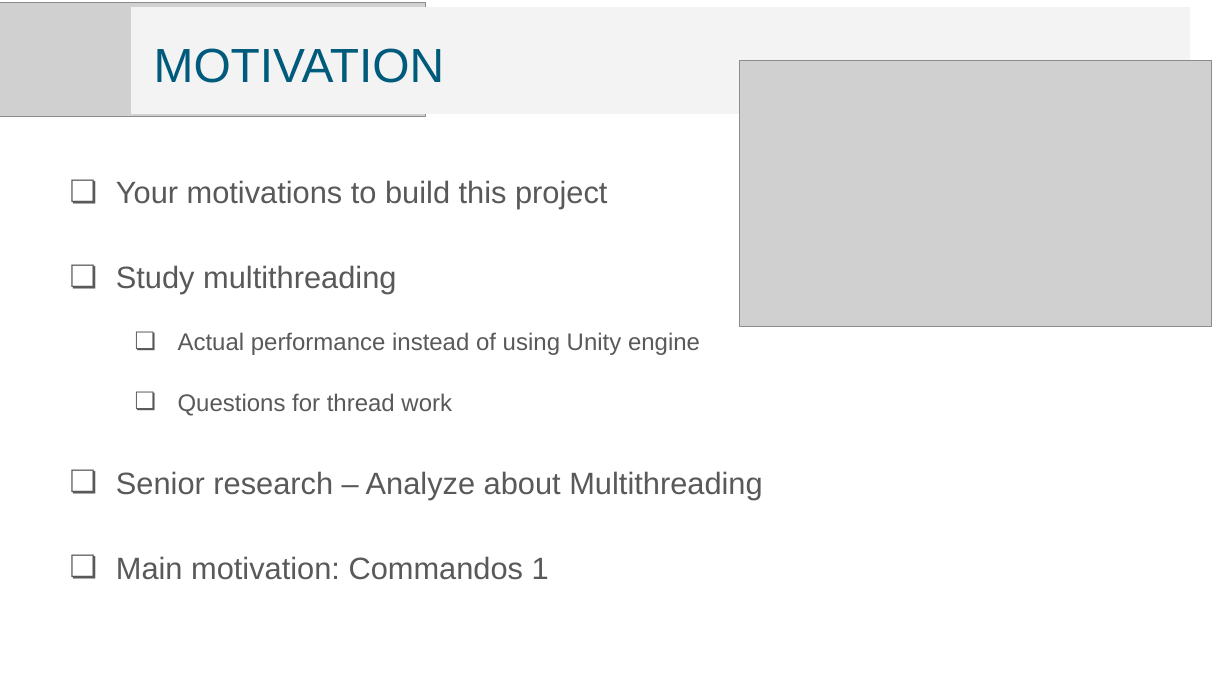
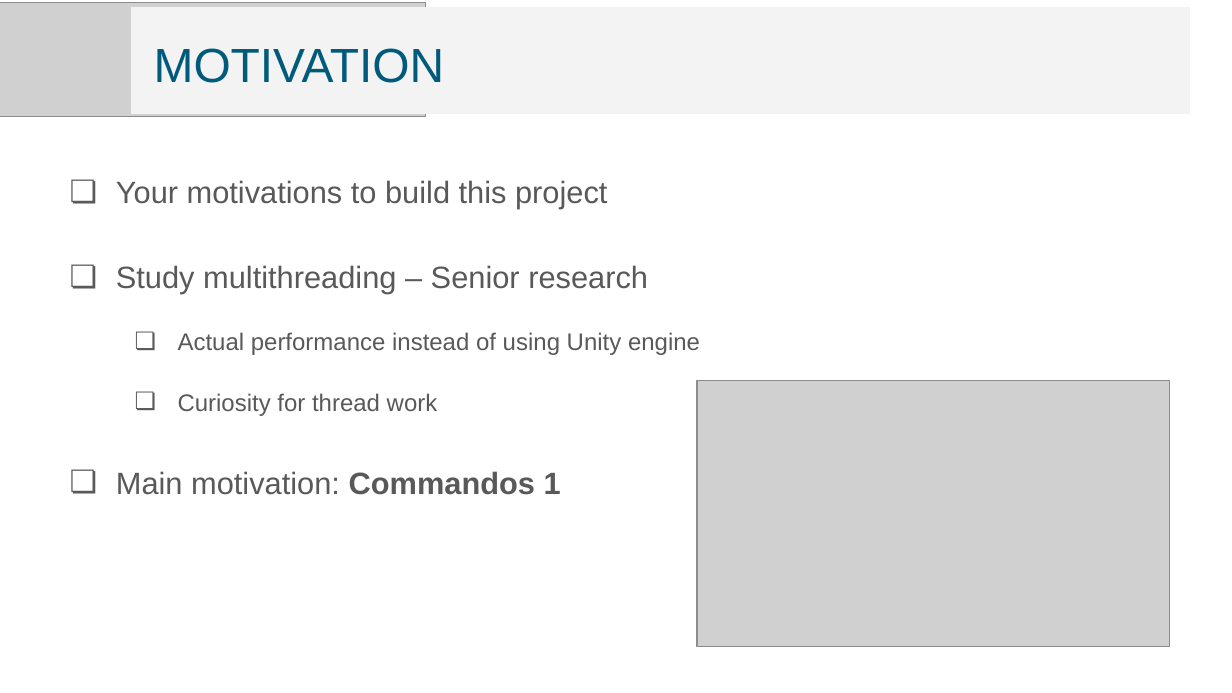
Before and after one commit to TheJimmyGod/Senior_Project, a slide deck: slide 5 of Multithreading_With AI/Documents/Final Delivery.pptx. Drawn at 1232x693 pixels with LibreOffice and Linux fonts; fonts in the diff are those of the drawing; grey boxes stand for pictures. Boxes give left, top, right and bottom in pixels: in the first picture for what was removed or moved away, otherwise in the second. Text is boxed around its words. In the diff, an @@ line names an element or a change of style, - is before the commit and + after.

```diff
--- a/Multithreading_With AI/Documents/Final Delivery.pptx
+++ b/Multithreading_With AI/Documents/Final Delivery.pptx
@@ text at <box>116,265,648,294</box>: text changed @@
-❏ Study multithreading
+❏ Study multithreading – Senior research
@@ picture: place and size @@
-picture at <box>739,60,1212,326</box>
+picture at <box>697,381,1170,647</box>
@@ text at <box>178,393,438,416</box>: text changed; size 18 to 14 pt @@
-  ❏ Questions for thread work
-❏ Senior research – Analyze about Multithreading
+  ❏ Curiosity for thread work
@@ text at <box>116,471,561,495</box>: bold on in "Commandos 1" @@
```
Also in this commit, not shown: 4 other slides changed, 3 slides added, 12 other files.
